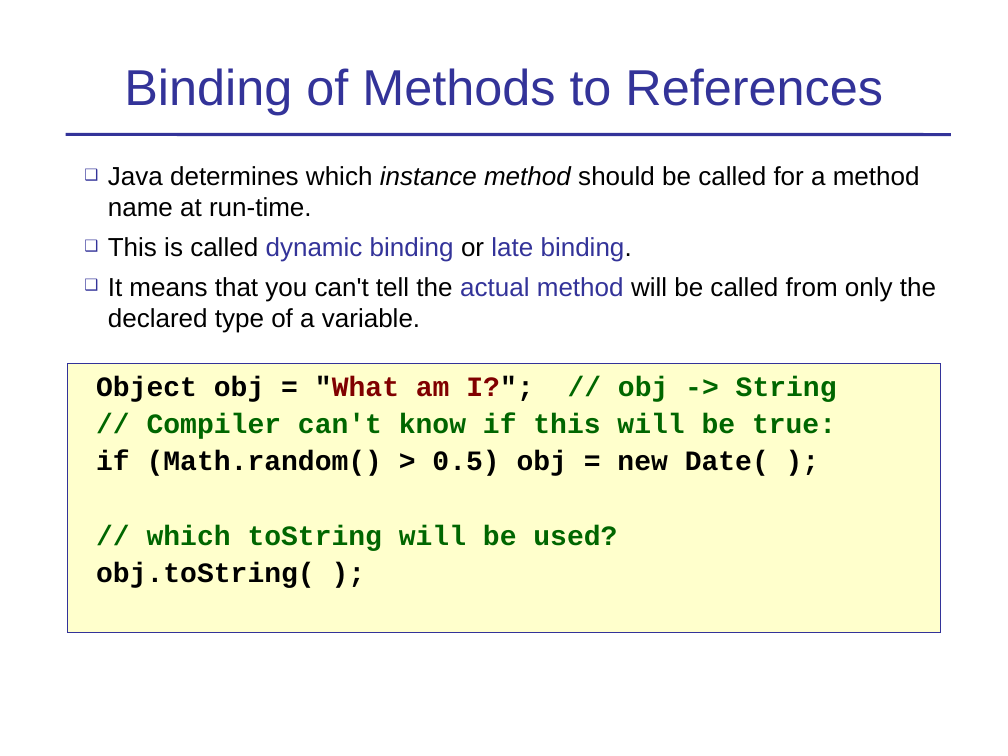
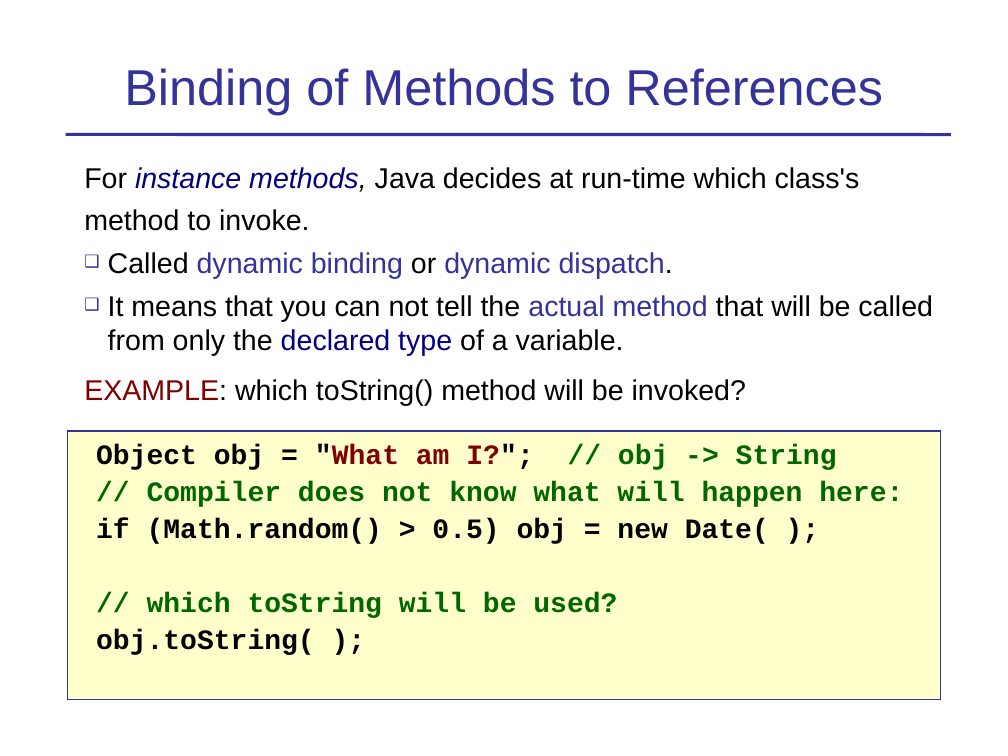
Before and after one commit to cpske/programming1, a slide deck: slide 2 of objects/4b-Inheritance-and-Polymorphism.ppt. Drawn at 1008x756 pixels with LibreOffice and Linux fonts; fonts in the diff are those of the drawing. Boxes give left, top, right and bottom in pixels: in the first picture for what was removed or moved away, otherwise in the second. Text is boxed around its words. In the diff, an @@ line names an element or a change of style, - is before the commit and + after.

```diff
--- a/objects/4b-Inheritance-and-Polymorphism.ppt
+++ b/objects/4b-Inheritance-and-Polymorphism.ppt
@@ text at (x1=84, y1=167, x2=933, y2=406): text changed; size 18.6 to 20.4 pt @@
-❑ Java determines which instance method should be called for a method name at run-time.
-❑ This is called dynamic binding or late binding.
-❑ It means that you can't tell the actual method will be called from only the declared type of a variable.
+For instance methods, Java decides at run-time which class's
+method to invoke.
+❑ Called dynamic binding or dynamic dispatch.
+❑ It means that you can not tell the actual method that will be called from only the declared type of a variable.
+EXAMPLE: which toString() method will be invoked?
@@ rectangle "Object obj = "What am ..." moved from (x1=68, y1=364, x2=940, y2=633) to (x1=68, y1=431, x2=940, y2=701) @@
@@ text in rectangle at (x1=147, y1=481, x2=903, y2=507): text changed @@
-// Compiler can't know if this will be true:
+// Compiler does not know what will happen here:
```
Also in this commit, not shown: 8 other files.
